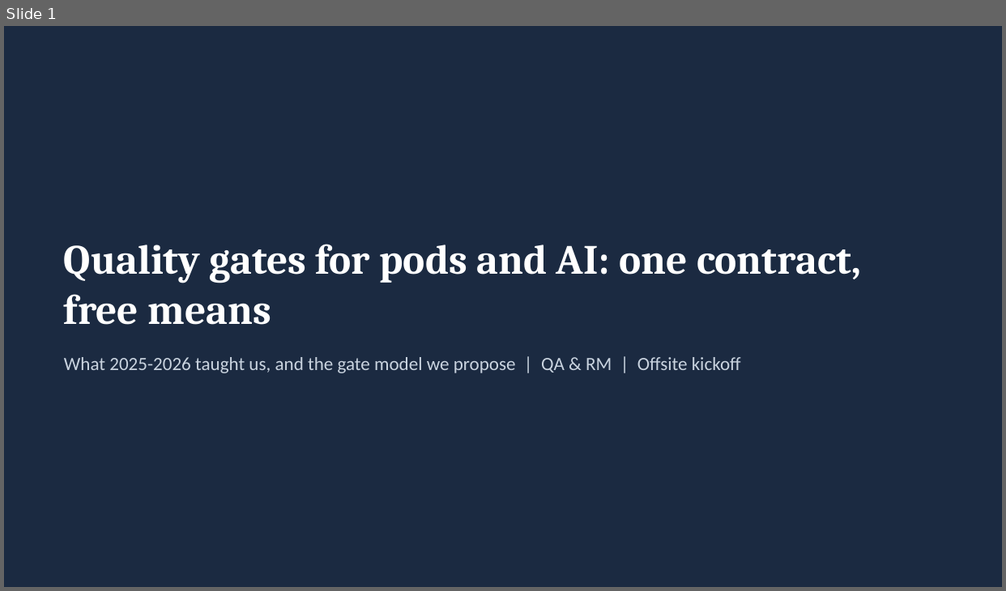
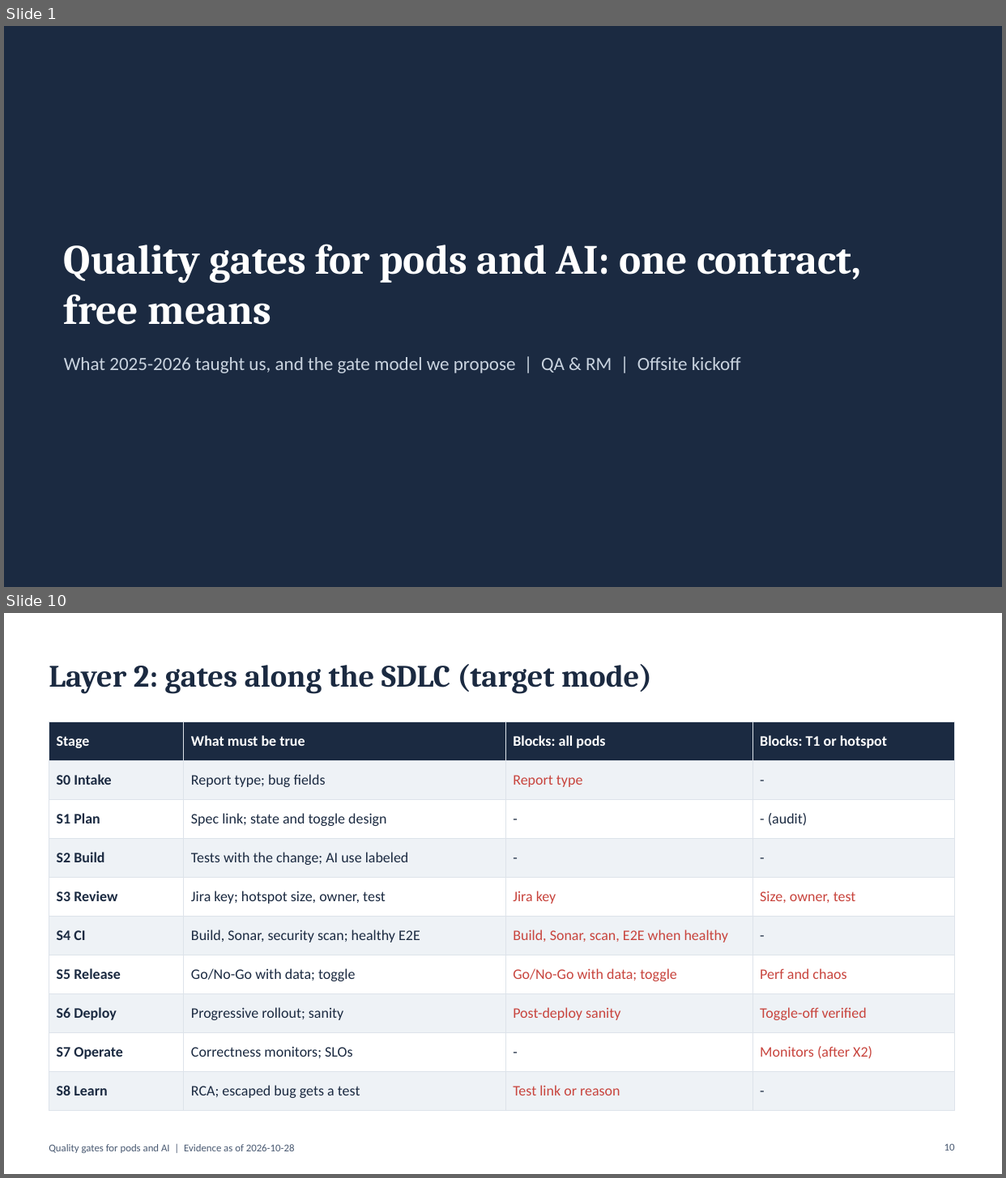
Before and after one commit to Guy-nice/ai-quality-discovery-factory, a slide deck: docs/05-summary/offsite-deck.pptx. Shown one above the other, each under a label of ours: slide 1 before the commit, slides 1 and 10 after it; the slides between them are not shown. The pictures are 1006x591 and 1006x1178 pixels, drawn with LibreOffice and Linux fonts; fonts in the diff are those of the drawing. Boxes give left, top, right and bottom in pixels: in the first picture for what was removed or moved away, otherwise in the second. Text is boxed around its words. In the diff, an @@ line names an element or a change of style, - is before the commit and + after.

```diff
--- a/docs/05-summary/offsite-deck.pptx
+++ b/docs/05-summary/offsite-deck.pptx
@@ slide 10 added at [4, 613, 1002, 1174], background #FFFFFF @@
@@ title added at [49, 664, 652, 694], 30 pt, text #1B2A41, bold @@
+Layer 2: gates along the SDLC (target mode)
@@ table added at [49, 722, 955, 1101], 10 rows, 4 columns @@
+Stage | What must be true | Blocks: all pods | Blocks: T1 or hotspot
+S0 Intake | Report type; bug fields | Report type | -
+S1 Plan | Spec link; state and toggle design | - | - (audit)
+S2 Build | Tests with the change; AI use labeled | - | -
+S3 Review | Jira key; hotspot size, owner, test | Jira key | Size, owner, test
+S4 CI | Build, Sonar, security scan; healthy E2E | Build, Sonar, scan, E2E when healthy | -
+S5 Release | Go/No-Go with data; toggle | Go/No-Go with data; toggle | Perf and chaos
+S6 Deploy | Progressive rollout; sanity | Post-deploy sanity | Toggle-off verified
+S7 Operate | Correctness monitors; SLOs | - | Monitors (after X2)
+S8 Learn | RCA; escaped bug gets a test | Test link or reason | -
@@ text added at [49, 1144, 295, 1153], 10 pt, text #4A5A72 @@
+Quality gates for pods and AI | Evidence as of 2026-10-28
@@ page number added at [944, 1144, 955, 1151], 10 pt, text #4A5A72 @@
+10
```
Also in this commit, not shown: 11 slides changed, 4 other slides added, 1 slide removed, 4 other files.
